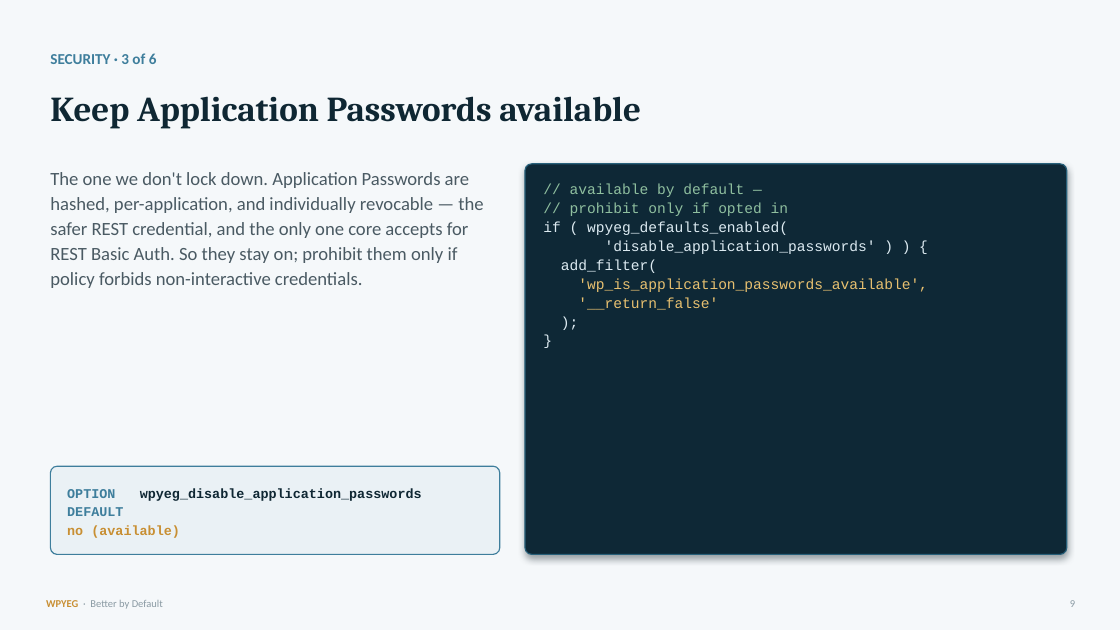
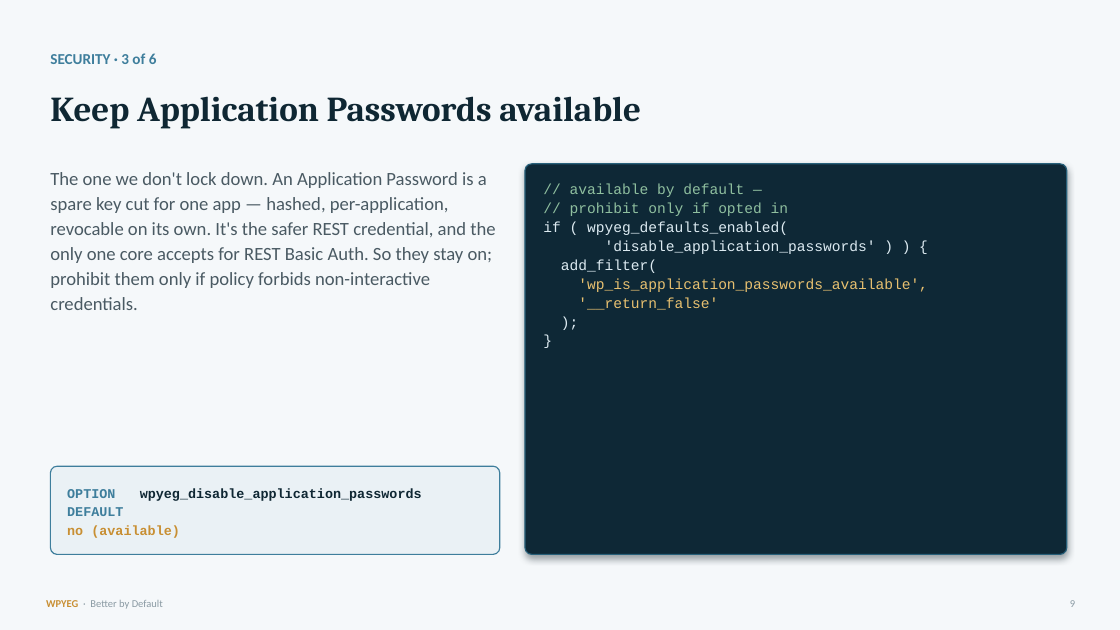
Before and after one commit to WPYEG/Better-by-Default, a slide deck: slide 9 of workshop/Better-by-Default.pptx. Drawn at 1120x630 pixels with LibreOffice and Linux fonts; fonts in the diff are those of the drawing. Boxes give left, top, right and bottom in pixels: in the first picture for what was removed or moved away, otherwise in the second. Text is boxed around its words. In the diff, an @@ line names an element or a change of style, - is before the commit and + after.

```diff
--- a/workshop/Better-by-Default.pptx
+++ b/workshop/Better-by-Default.pptx
@@ text at (x1=50, y1=172, x2=495, y2=310): text changed @@
-The one we don't lock down. Application Passwords are hashed, per-application, and individually revocable — the safer REST credential, and the only one core accepts for REST Basic Auth. So they stay on; prohibit them only if policy forbids non-interactive credentials.
+The one we don't lock down. An Application Password is a spare key cut for one app — hashed, per-application, revocable on its own. It's the safer REST credential, and the only one core accepts for REST Basic Auth. So they stay on; prohibit them only if policy forbids non-interactive credentials.
```
Also in this commit, not shown: 4 other slides changed, 3 other files.
